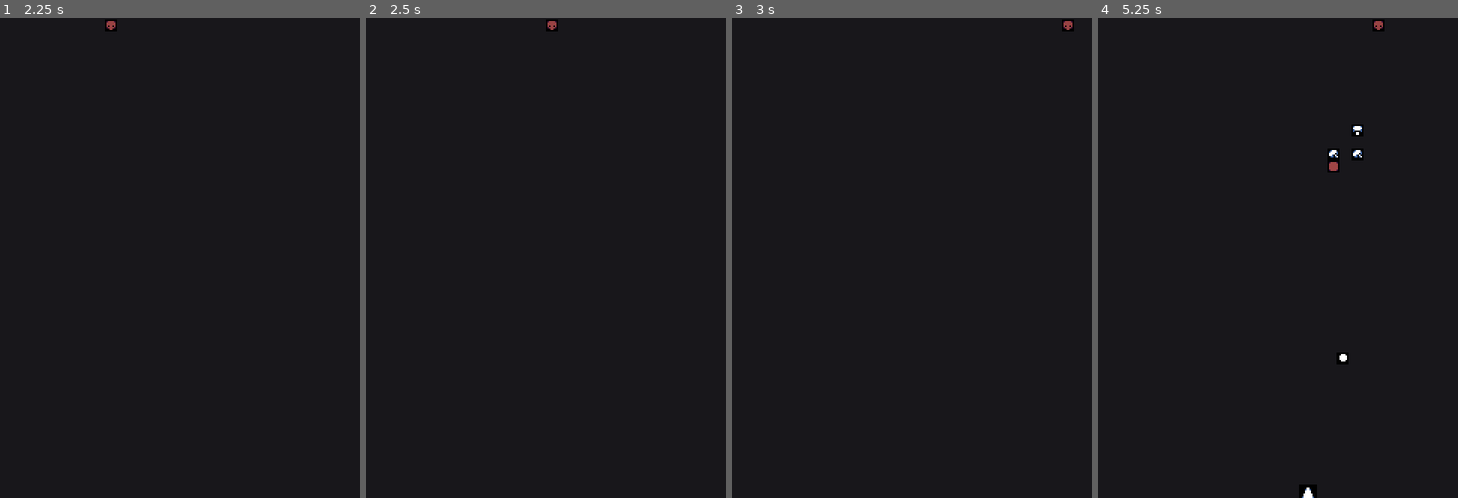
Above: before the commit, frames 1-4 (left to right).
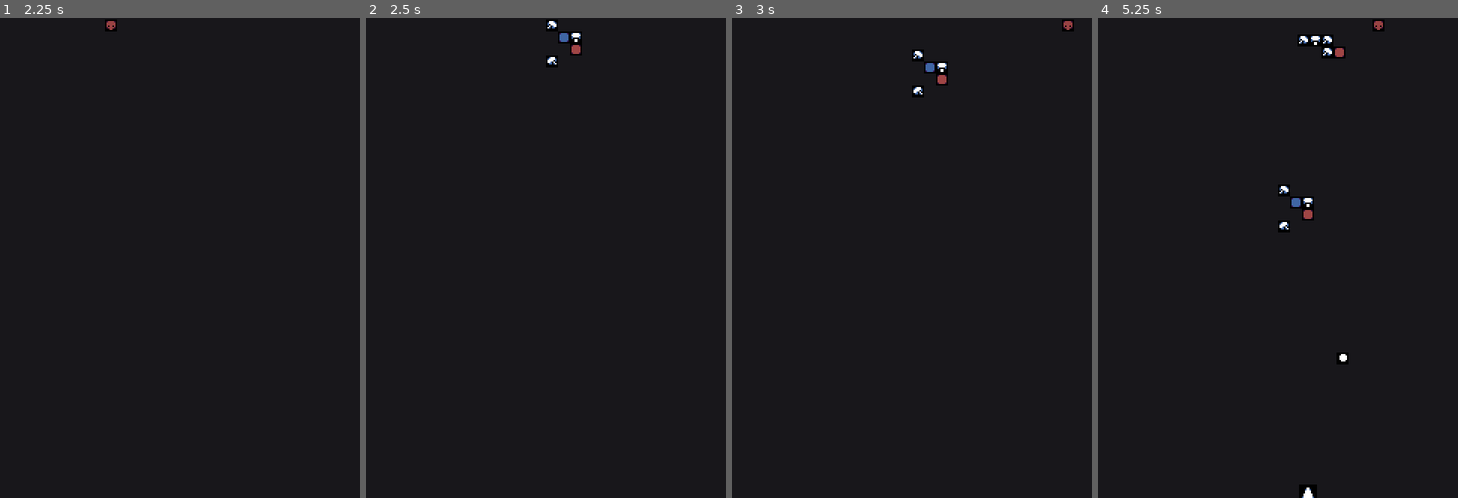
Above: after the commit, the same moments.

Repository: Geminimax/GeneticEnemies
Game: Godot game, scene res://Scenes/Main.tscn
Two runs of this game, one before a commit and one after it. Both use one fixed random seed, a clock stepped at 60 frames per second and the inputs below.
Inputs:
- Up to frame 1 (2.25 s): hold Right (ui_right) 0.53-1.28 s; hold Z (shoot) 0.53-1.28 s; hold Down (ui_down) 1.28-2.03 s; tap Z (shoot) at 1.35 s; hold Right (ui_right) from 2.03 s (still down); hold Z (shoot) from 2.03 s (still down)
- Up to frame 2 (2.5 s): keep holding Right (ui_right); keep holding Z (shoot)
- Up to frame 3 (3 s): release Right (ui_right) at 2.78 s; release Z (shoot) at 2.78 s; hold Up (ui_up) from 2.78 s (still down); tap Z (shoot) at 2.85 s
- Up to frame 4 (5.25 s): release Up (ui_up) at 3.53 s; hold Z (shoot) 3.53-4.28 s; hold Left (ui_left) 3.53-5.03 s; tap Z (shoot) at 4.35 s; hold Down (ui_down) from 5.03 s (still down); hold Z (shoot) from 5.03 s (still down)

Frame 1 is identical in both runs. In frame 2, 0.4% of the frame differs, in the area x 50-60%, y 0-11%; in frame 3, 0.4%; in frame 4, 1.2%, in the area x 50-74%, y 3-45%.

Commit message:
Finish up genetic algorithm

Diff:
--- a/EnemyBuilder.gd
+++ b/EnemyBuilder.gd
@@ -10,6 +10,7 @@
 func build_random():
 	randomize()
 	var enemy = new_enemy()
+	enemy.add_core(randi() % enemy.frame_size, randi() % enemy.frame_size)
 	enemy.global_position = Vector2(100,0)
 	var empty_spaces = enemy.get_empty_spaces()
 	while(empty_spaces.size() > 0 and enemy.component_count < component_limit):
@@ -24,8 +25,29 @@
 	enemy.initialize()
 	return enemy
 
+func get_component(index):
+	var component = components[index].instance()
+	component.id_component = index
+	return component
+
 func get_random_component():
-	return random_in_list(components).instance()
+	var index = random_list_index(components)
+	return get_component(index)
 
 func random_in_list(list):
 	return list[randi() % list.size()]
+func random_list_index(list):
+	return randi() % list.size()
+
+func build_from_genes(genome):
+	var core_pos = genome["core"]
+	var body = genome["body"]
+
+	var enemy = new_enemy()
+	enemy.add_core(int(core_pos.x),int(core_pos.y))
+
+	for i in range(body.size()):
+		for j in range(body[0].size()):
+			if body[i][j] != -1:
+				enemy.add_component(i,j, get_component(body[i][j]))
+	return enemy
--- a/Nodes/Enemy/EnemyComponent.gd
+++ b/Nodes/Enemy/EnemyComponent.gd
@@ -6,7 +6,7 @@
 # var b = "text"
 export (int) var hp = 1
 var frame
-var id
+var id_component
 # Called when the node enters the scene tree for the first time.
 func _ready():
 	for child in $Behaviour.get_children():
--- a/Nodes/Enemy/EnemyFrame.gd
+++ b/Nodes/Enemy/EnemyFrame.gd
@@ -30,19 +30,25 @@
 	return matrix
 
 func initialize():
-		components = init_matrix(frame_size,frame_size)
-		add_core(randi() % frame_size, randi() % frame_size)
+	components = init_matrix(frame_size,frame_size)
+
 
 
 func add_core(x,y):
 	core_instance = core.instance()
 	core_position = Vector2(x,y)
-	add_component(x,y, core_instance)
+	$Components.add_child(core_instance)
+	core_instance.global_position = core_position * grid_size
+	core_instance.frame = self
+	core_instance.connect("death",self,"on_component_death")
 
 func add_component(x,y, instance):
+	if(Vector2(x,y) == core_position):
+		return
+
 	$Components.add_child(instance)
 	instance.global_position = Vector2(x,y) * grid_size
-	components[int(x)][int(y)] = instance.name
+	components[int(x)][int(y)] = instance.id_component
 	component_list.append(instance)
 	component_count += 1
 	instance.frame = self
@@ -52,16 +58,14 @@
 	var empty_list = []
 	for i in range(frame_size):
 		for j in range(frame_size):
-			if components[i][j] == null:
+			if components[i][j] == null and Vector2(i,j) != core_position :
 				empty_list.append(Vector2(i,j))
-			else:
-				print(components[i][j])
 	return empty_list
 
 func _on_Timer_timeout():
-		if current_component < component_list.size():
-			component_list[current_component].act()
-			current_component = (current_component + 1) % component_list.size()
+	if current_component < component_list.size():
+		component_list[current_component].act()
+		current_component = (current_component + 1) % component_list.size()
 
 func _physics_process(delta):
 	if alive:
@@ -69,23 +73,25 @@
 	global_position += velocity * delta
 
 func on_component_death(component):
-	print("Component died!")
 	if(component == core_instance):
-		print("Core dead!")
 		death()
-	component_list.remove(component_list.find(component))
+	else:
+		component_list.remove(component_list.find(component))
 	component.deactivate()
 
 func death():
-	print(time_alive)
+	for component in component_list:
+		on_component_death(component)
 	encode_to_genome()
 	deactivate()
+
 
 func deactivate():
 	set_process(false)
 	set_physics_process(false)
 	visible = false
 	emit_signal("death")
+
 
 func on_projectile_destroy(minimum_distance):
 	if(distances.size() < DISTANCES_CYCLE_SIZE):
@@ -114,13 +120,14 @@
 	genome["core"] = core_position
 	genome["body"] = []
 	for i in range(frame_size):
+		var line = []
 		for j in range(frame_size):
 			if components[i][j] == null:
-				genome["body"].append(str(Vector2(i,j)) + "-null")
+				line.append(-1)
 			else:
-				genome["body"].append(str(Vector2(i,j)) + "-" + components[i][j])
-	print(genome)
-	pass
+				line.append(components[i][j])
+		genome["body"].append(line)
+	return genome
 
 
 func _on_VisibilityNotifier2D_screen_exited():
--- a/Nodes/WaveManager.gd
+++ b/Nodes/WaveManager.gd
@@ -3,7 +3,7 @@
 # Declare member variables here. Examples:
 # var a = 2
 # var b = "text"
-const ENEMIES_PER_GENERATION = 15
+const ENEMIES_PER_GENERATION = 5
 const BEST_ENEMIES_COUNT = 5
 # Called when the node enters the scene tree for the first tim
 export (Vector2) var velocity = Vector2()
@@ -11,9 +11,14 @@
 var current_generation = 0
 var generation_enemies = []
 var generation_enemy_death_count = 0
+var prepared_enemies = []
+
 func _ready():
-	pass # Replace with function body.
+	initial_generation()
 
+func initial_generation():
+	for i in range(ENEMIES_PER_GENERATION):
+		prepared_enemies.append(prepare_random_enemy())
 
 # Called every frame. 'delta' is the elapsed time since the previous frame.
 func _physics_process(delta):
@@ -24,20 +29,26 @@
 		velocity = -velocity
 #	pass
 
-func spawn_random_enemy():
-	#var chosen_enemy = available_enemies[randi()%available_enemies.size()]
-	var enemy = $EnemyBuilder.build_random()
+
+func spawn_enemy(enemy):
 	var enemy_pos = global_position
-	#
 	get_tree().get_root().get_node("Main").add_child(enemy)
 	enemy.global_position = enemy_pos
 	enemy.connect("death",self,"on_enemy_death")
 	generation_enemies.append(enemy)
-	return
+
+func prepare_random_enemy():
+	return $EnemyBuilder.build_random()
+
+func spawn_next_enemy():
+	if(prepared_enemies.empty()):
+		print("ERROR! prepared_enemies is empty")
+		return
+	spawn_enemy(prepared_enemies[0])
+	prepared_enemies.remove(0)
 
 func _on_SpawnCooldown_timeout():
-	spawn_random_enemy()
-	pass # Replace with function body.
+	spawn_next_enemy()
 
 func on_enemy_death():
 	generation_enemy_death_count += 1
@@ -48,20 +59,42 @@
 	#TODO
 	generation_enemy_death_count = 0
 	apply_evolution()
+	print("Generation end!")
 
 func apply_evolution():
 	var best_enemies = get_best_genes()
+	var pairs = get_enemy_pairs(best_enemies,ENEMIES_PER_GENERATION)
+	var new_population_genome = []
+	for pair in pairs:
+		new_population_genome.append(pair_crossover(pair[0],pair[1]))
 
+	prepared_enemies = []
+	for genome in new_population_genome:
+		prepared_enemies.append($EnemyBuilder.build_from_genes(genome))
+	#Apply crossover between enemies
 	pass
+
+func get_enemy_pairs(enemy_list,pair_count):
+	var pairs = []
+	for i in range(pair_count):
+		var list = enemy_list.duplicate(false)
+		var index = randi()%list.size()
+		var element_one = list[index]
+		list.remove(index)
+		var element_two = list[randi()%list.size()]
+		pairs.append([element_one,element_two])
+	return pairs
 
 func pair_crossover(enemy_a,enemy_b):
 	var dice = rand_range(0,1)
 	var genome = {}
 	#Core genome
+	var enemy_a_genome = enemy_a.encode_to_genome()
+	var enemy_b_genome = enemy_b.encode_to_genome()
 	if rand_range(0,1) >= 0.5:
-		genome["core"] = enemy_a.genome["core"]
+		genome["core"] = enemy_a_genome["core"]
 	else:
-		genome["core"] = enemy_b.genome["core"]
+		genome["core"] = enemy_b_genome["core"]
 
 	#Postions
 	#Different frame sizes possible??
@@ -70,9 +103,9 @@
 		var line = []
 		for y in range(enemy_a.frame_size):
 			if rand_range(0,1) >= 0.5:
-				line.append(enemy_a.genome["body"][x][y])
+				line.append(enemy_a_genome["body"][x][y])
 			else:
-				line.append(enemy_b.genome["body"][x][y])
+				line.append(enemy_b_genome["body"][x][y])
 		genome["body"].append(line)
 
 	return genome
--- a/Nodes/WaveManager.tscn
+++ b/Nodes/WaveManager.tscn
@@ -14,7 +14,7 @@
 texture = ExtResource( 3 )
 
 [node name="SpawnCooldown" type="Timer" parent="."]
-wait_time = 3.5
+wait_time = 2.5
 autostart = true
 
 [node name="EnemyBuilder" parent="." instance=ExtResource( 4 )]
